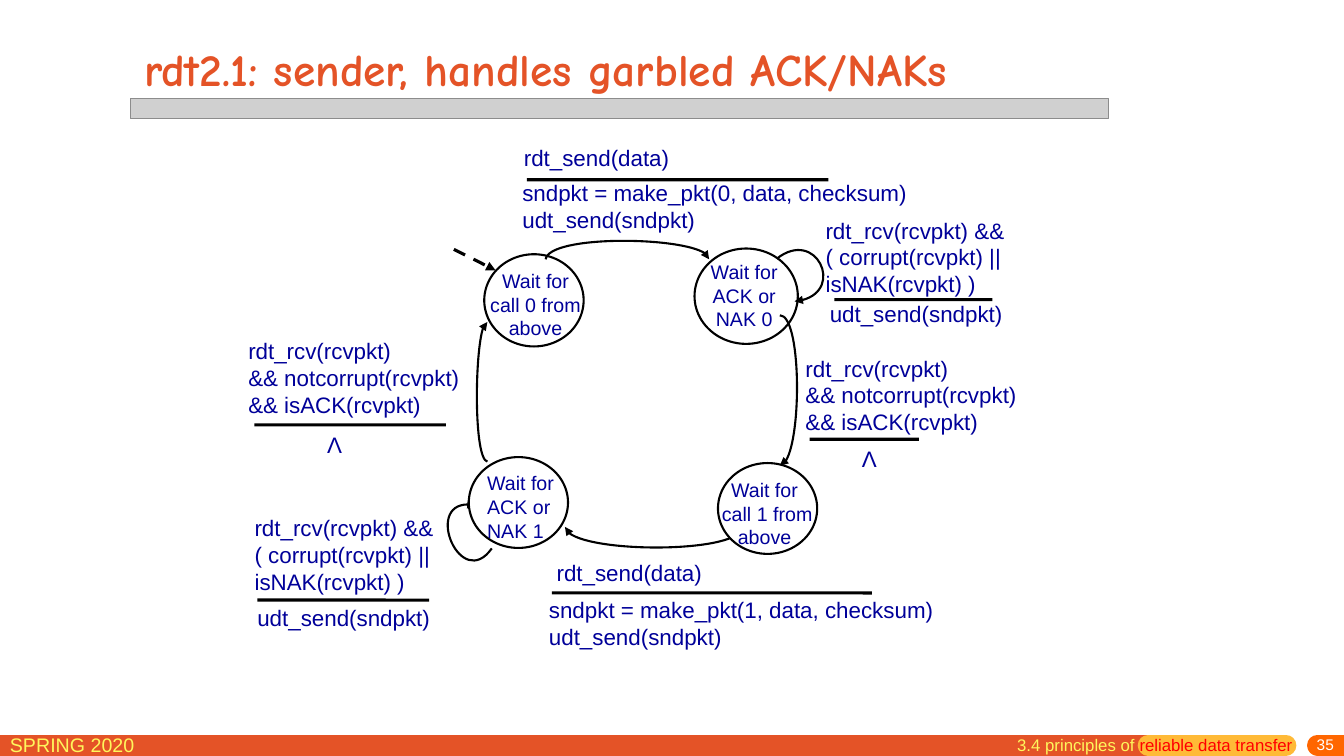
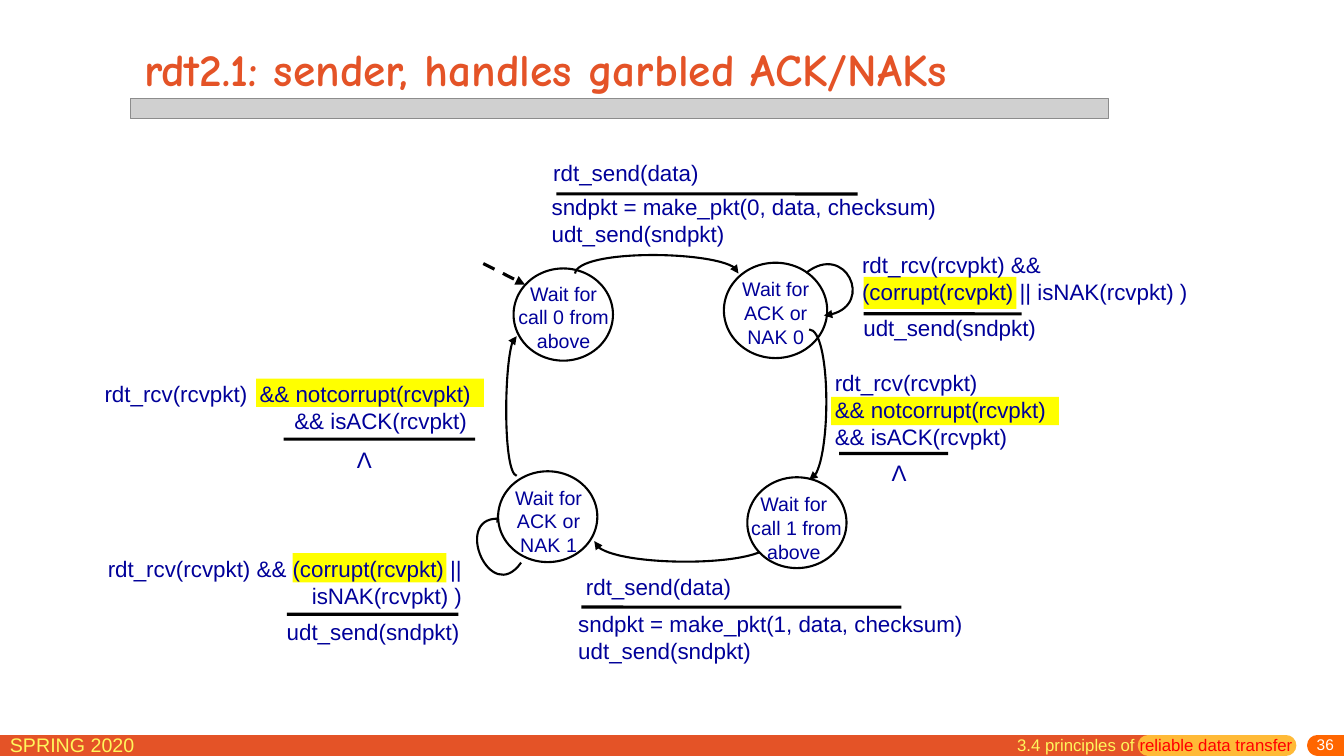
Before and after one commit to network-distributed/presentations, a slide deck: slide 36 of chapter3.pptx (slide 35 before the commit). Drawn at 1344x756 pixels with LibreOffice and Linux fonts; fonts in the diff are those of the drawing; grey boxes stand for pictures. Boxes give left, top, right and bottom in pixels: in the first picture for what was removed or moved away, otherwise in the second. Text is boxed around its words. In the diff, an @@ line names an element or a change of style, - is before the commit and + after.

```diff
--- a/chapter3.pptx
+++ b/chapter3.pptx
@@ 11 texts, 6 lines, 6 freeform shapes, 4 ellipses, 1 arrow: place and size @@
-11 texts, 6 lines, 6 freeform shapes, 4 ellipses, 1 arrow at box(254, 149, 1016, 650)
+11 texts, 6 lines, 6 freeform shapes, 4 ellipses, 1 arrow at box(283, 164, 1046, 664)
@@ text at box(862, 256, 1173, 305): text changed @@
-rdt_rcv(rcvpkt) &&
-( corrupt(rcvpkt) ||
-isNAK(rcvpkt) )
+rdt_rcv(rcvpkt) && (corrupt(rcvpkt) || isNAK(rcvpkt) )
@@ rectangle added at box(864, 277, 1016, 310), fill #FFFF00 @@
@@ text "udt_send(sndpkt)": place and size @@
-text "udt_send(sndpkt)" at box(830, 305, 1003, 327)
+text "udt_send(sndpkt)" at box(863, 319, 1036, 341)
@@ text at box(105, 385, 471, 434): text changed @@
-rdt_rcv(rcvpkt)
-&& notcorrupt(rcvpkt)
-&& isACK(rcvpkt)
+rdt_rcv(rcvpkt) && notcorrupt(rcvpkt) && isACK(rcvpkt)
@@ rectangle added at box(256, 378, 484, 406), fill #FFFF00 @@
@@ rectangle added at box(832, 397, 1060, 425), fill #FFFF00 @@
@@ alignment left to centre in 3 elements at box(515, 490, 582, 556), box(357, 452, 372, 468), box(892, 465, 907, 481) @@
@@ text "Wait for ACK or NAK ...": place and size @@
-text "Wait for ACK or NAK ..." at box(487, 475, 554, 542)
+text "Wait for ACK or NAK ..." at box(515, 490, 582, 556)
@@ text "rdt_rcv(rcvpkt) && (corrupt(rcvpkt) ||": place and size @@
-text "rdt_rcv(rcvpkt) && (corrupt(rcvpkt) ||" at box(255, 519, 412, 595)
+text "rdt_rcv(rcvpkt) && (corrupt(rcvpkt) ||" at box(108, 560, 448, 609)
@@ text at box(108, 560, 444, 582): text changed @@
-rdt_rcv(rcvpkt) &&
-( corrupt(rcvpkt) ||
+rdt_rcv(rcvpkt) && (corrupt(rcvpkt) ||
@@ rectangle added at box(292, 554, 446, 583), fill #FFFF00 @@
@@ text at box(312, 587, 448, 609): alignment left to right @@
@@ page number at box(1317, 739, 1334, 750): text changed @@
-35
+36
```
Also in this commit, not shown: 41 other slides changed, 3 slides added, 5 other files.
